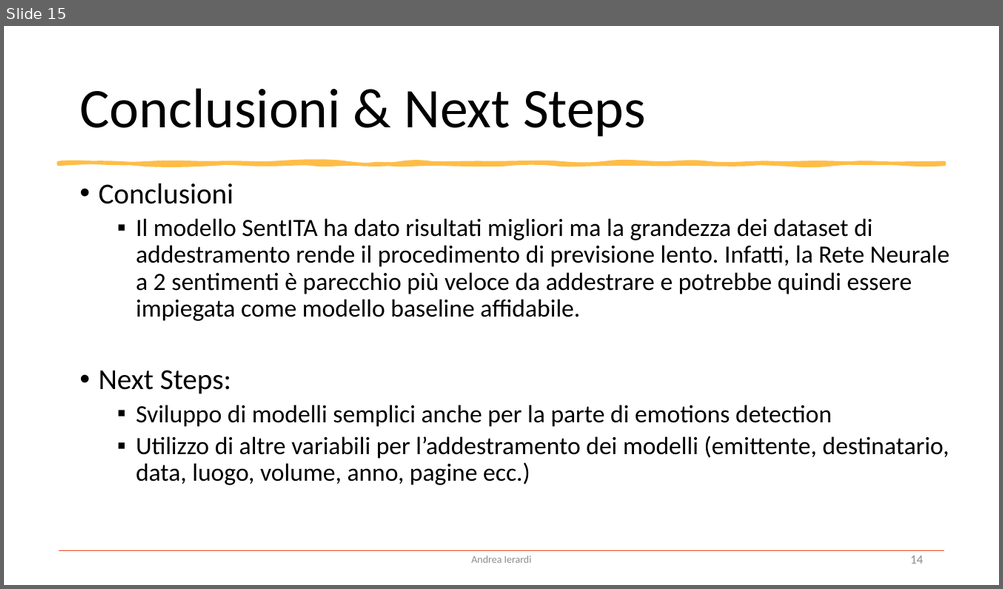
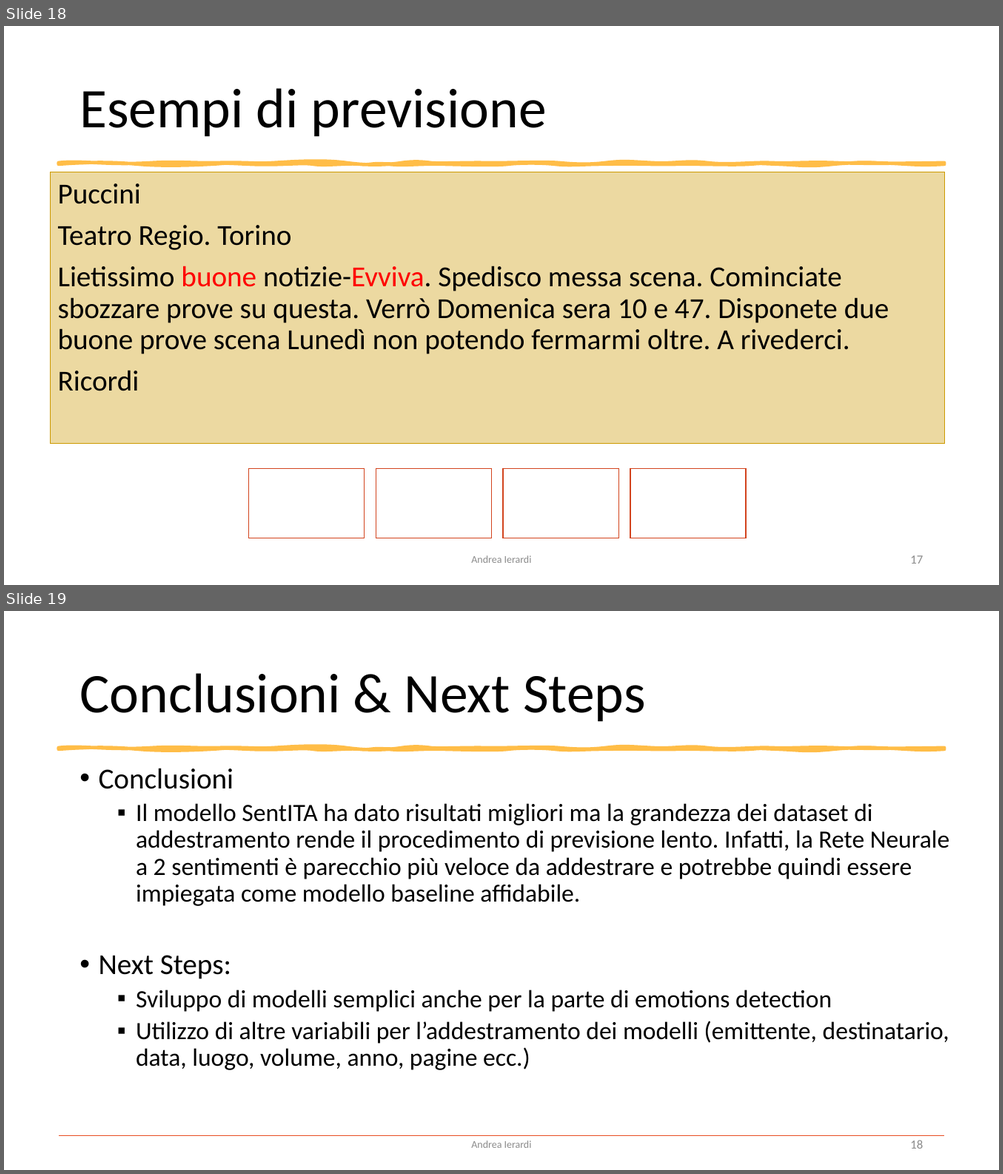
Before and after one commit to Andreaierardi/sentiment-puccini, a slide deck: report & presentation/puccini_sentiment.pptx. Shown one above the other, each under a label of ours: slide 15 before the commit, slides 18 and 19 after it. The pictures are 1003x589 and 1003x1174 pixels, drawn with LibreOffice and Linux fonts; fonts in the diff are those of the drawing. Boxes give left, top, right and bottom in pixels: in the first picture for what was removed or moved away, otherwise in the second. Text is boxed around its words. In the diff, an @@ line names an element or a change of style, - is before the commit and + after.

```diff
--- a/report & presentation/puccini_sentiment.pptx
+++ b/report & presentation/puccini_sentiment.pptx
@@ slide 18 added at box(4, 26, 999, 585), background #FFFFFF @@
@@ title added at box(79, 88, 546, 137), 54 pt, text #000000 @@
+Esempi di previsione
@@ rectangle added at box(51, 173, 944, 444), fill #CC9900 at 37% opacity, outline #CC9900 0.5 pt @@
@@ freeform shape added at box(59, 163, 944, 164), fill #FFBD47, outline #FFBD47 3.25 pt @@
@@ text added at box(58, 184, 889, 392), 28 pt, text #000000 @@
+Puccini
+Teatro Regio. Torino
+Lietissimo buone notizie-Evviva. Spedisco messa scena. Cominciate sbozzare prove su questa. Verrò Domenica sera 10 e 47. Disponete due buone prove scena Lunedì non potendo fermarmi oltre. A rivederci.
+Ricordi
@@ group added at box(249, 469, 745, 539): 4 rectangles @@
@@ text added at box(471, 556, 532, 563), 10 pt, text #8C8C8C @@
+Andrea Ierardi
@@ page number added at box(910, 556, 922, 564), 12 pt, text #8C8C8C @@
+17
@@ what was slide 15 is now slide 19 @@
@@ page number at box(910, 1140, 922, 1149): text changed @@
-14
+18
```
Also in this commit, not shown: 3 other slides added, 1 other file.
